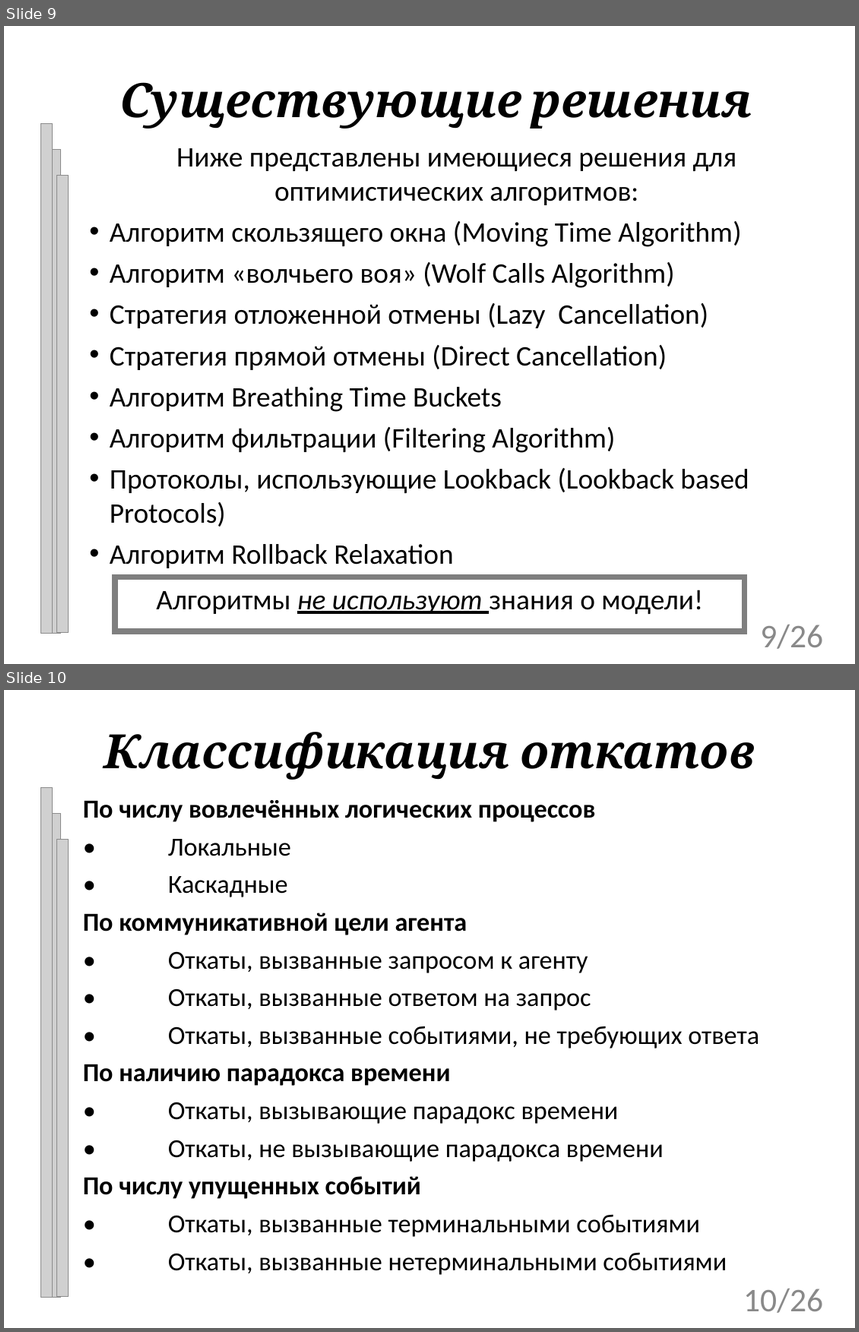
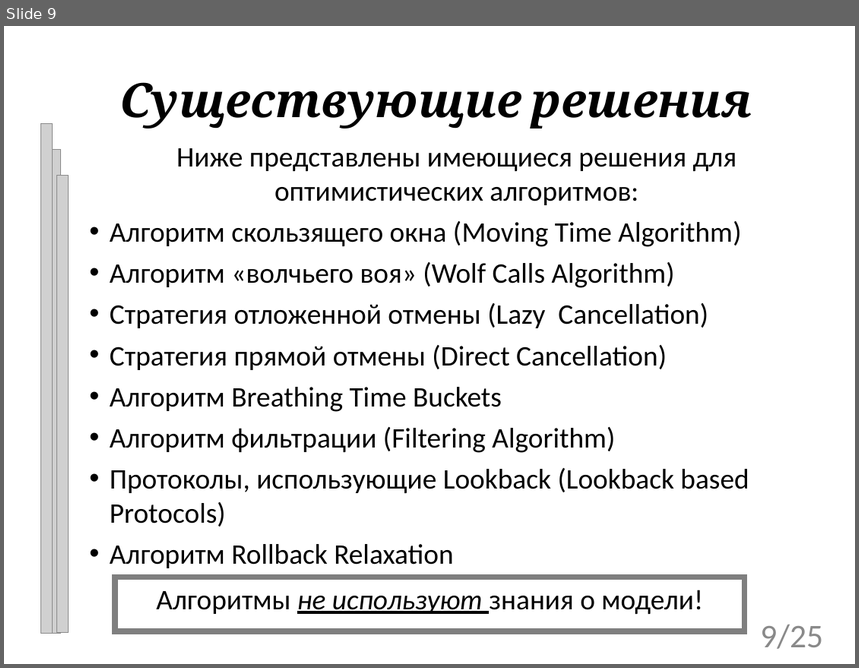
Before and after one commit to tom-trix/SynchAlgorithms, a slide deck: text/Mitrakov.ppt. Shown one above the other, each under a label of ours: slides 9 and 10 before the commit, slide 9 after it. The pictures are 859x1332 and 859x668 pixels, drawn with LibreOffice and Linux fonts; fonts in the diff are those of the drawing; grey boxes stand for pictures; background and template pictures are left out. Boxes give left, top, right and bottom in pixels: in the first picture for what was removed or moved away, otherwise in the second. Text is boxed around its words. In the diff, an @@ line names an element or a change of style, - is before the commit and + after.

```diff
--- a/text/Mitrakov.ppt
+++ b/text/Mitrakov.ppt
@@ slide 10 removed at box(4, 690, 855, 1328), background picture (left out) @@
@@ title removed at box(104, 732, 756, 780) @@
-Классификация откатов
@@ picture removed at box(40, 788, 53, 1297) @@
@@ subtitle removed at box(83, 800, 759, 1275) @@
-По числу вовлечённых логических процессов
-• Локальные
-• Каскадные
-По коммуникативной цели агента
-• Откаты, вызванные запросом к агенту
-• Откаты, вызванные ответом на запрос
-• Откаты, вызванные событиями, не требующих ответа
-По наличию парадокса времени
-• Откаты, вызывающие парадокс времени
-• Откаты, не вызывающие парадокса времени
-По числу упущенных событий
-• Откаты, вызванные терминальными событиями
-• Откаты, вызванные нетерминальными событиями
@@ picture removed at box(48, 813, 60, 1297) @@
@@ picture removed at box(56, 839, 69, 1296) @@
@@ page number removed at box(743, 1289, 823, 1313) @@
-10/26
@@ page number at box(760, 625, 823, 649): text changed @@
-9/26
+9/25
```
Also in this commit, not shown: 4 slides changed, 1 slide added, 1 other slide removed, 1 other file.
